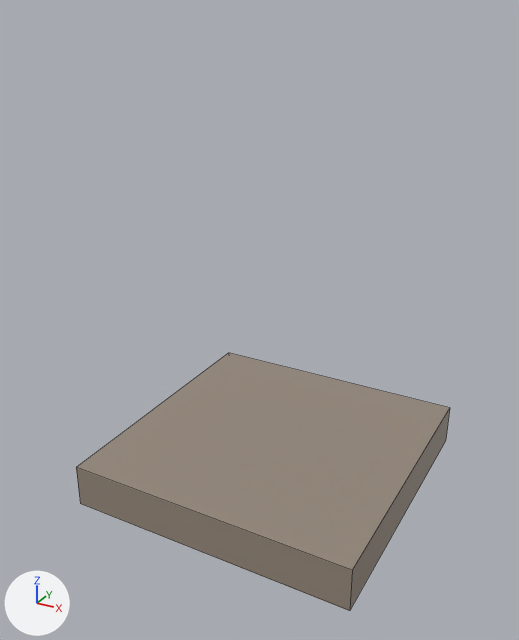
An edit to the Blender file assets/buildings.blend, drawn before and after from the same camera.
Both versions are drawn from a 50 mm camera at (20.4, -39.6, 31.7) aimed at (-0.5, -1.5, 12.6). Arrows for +X, +Y and +Z are at lower left; the lights stay in place. Mesh edges are drawn as thin lines.

In view in the first picture: 'building-01'.
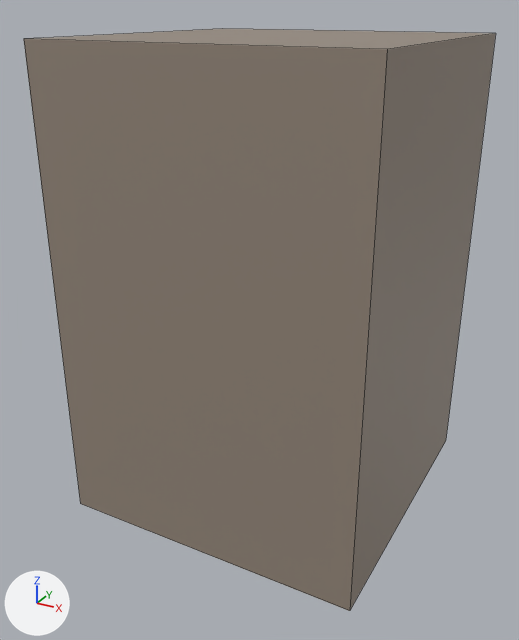
The newer file is also rescaled (x0.6) as a whole; pictures and numbers use the older file's frame.

What differs and where, as boxes (x1, y1, x2, y2) in the pictures (519 x 640 px):
'building-01', reshaped (26% wider, 125% taller)
    before: (76, 353, 450, 611)
    after: (24, 29, 496, 611)

Diff of the bpy script that builds the scene:
```diff
--- a/assets/buildings.blend.py
+++ b/assets/buildings.blend.py
@@ me_cube @@
 # used by ob_building_01; location = (0.0, 0.0, 0.0)
-me_cube.from_pydata(...)  # 8 vertices, 6 faces; spans x -10.0..10.0, y -10.0..10.0, z 0.0..3.0
+me_cube.from_pydata(...)  # 8 vertices, 5 faces; spans x -10.0..10.0, y -10.0..10.0, z 0.0..30.0
+# me_cube part 1
+# 4 vertices are removed from x -10.0..10.0, y -10.0..10.0, z 3.0
+# 6 faces are deleted
+# 4 vertices are added at (10.0, 10.0, 30.0), (10.0, -10.0, 30.0), (-10.0, 10.0, 30.0), (-10.0, -10.0, 30.0)
+# 5 new faces join them
 me_cube.materials.append(mat_material)
```
